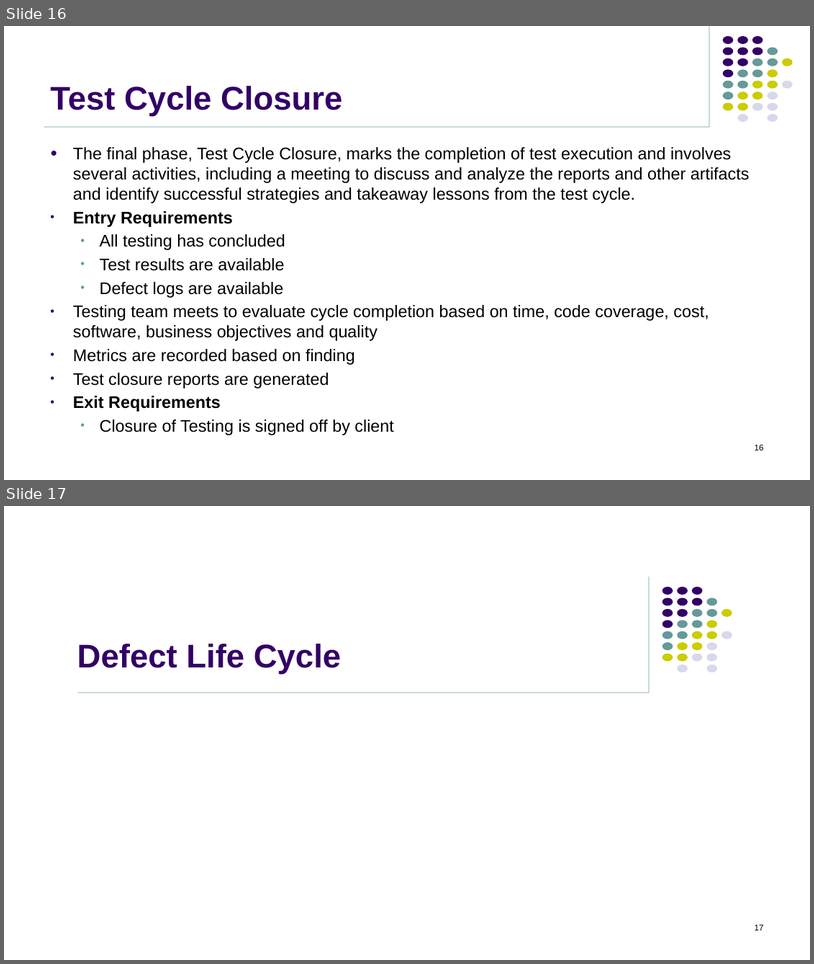
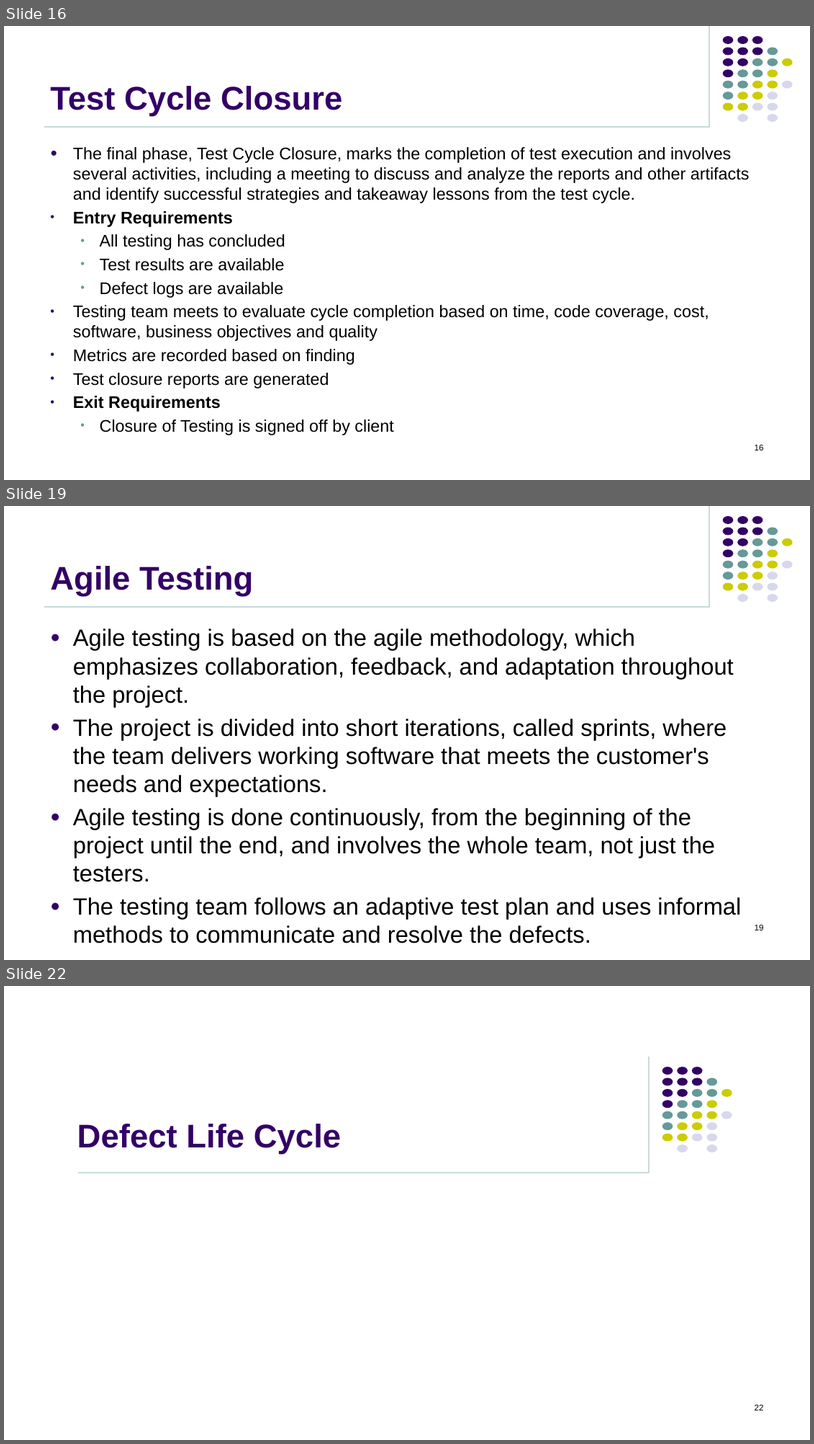
Before and after one commit to jasdhiratrevature/TrainingSlides, a slide deck: Automation Testing/01_Basic Testing Concepts.pptx. Shown one above the other, each under a label of ours: slides 16 and 17 before the commit, slides 16, 19 and 22 after it; the slides between them are not shown. The pictures are 814x964 and 814x1444 pixels, drawn with LibreOffice and Linux fonts; fonts in the diff are those of the drawing; background and template pictures are left out. Boxes give left, top, right and bottom in pixels: in the first picture for what was removed or moved away, otherwise in the second. Text is boxed around its words. In the diff, an @@ line names an element or a change of style, - is before the commit and + after.

```diff
--- a/Automation Testing/01_Basic Testing Concepts.pptx
+++ b/Automation Testing/01_Basic Testing Concepts.pptx
@@ slide 19 added at bbox=[4, 506, 810, 960], background #FFFFFF; not listed: 33 template elements that a slide beside it also shows @@
@@ title added at bbox=[50, 566, 253, 597], 39 pt, text #330066, bold @@
+Agile Testing
@@ text added at bbox=[73, 628, 741, 919], 28 pt, text #000000 @@
+● Agile testing is based on the agile methodology, which emphasizes collaboration, feedback, and adaptation throughout the project.
+● The project is divided into short iterations, called sprints, where the team delivers working software that meets the customer's needs and expectations.
+● Agile testing is done continuously, from the beginning of the project until the end, and involves the whole team, not just the testers.
+● The testing team follows an adaptive test plan and uses informal methods to communicate and resolve the defects.
@@ page number added at bbox=[755, 924, 764, 930], 10 pt, text #000000 @@
+19
@@ what was slide 17 is now slide 22 @@
@@ page number at bbox=[755, 1404, 764, 1410]: text changed @@
-17
+22
```
Also in this commit, not shown: 4 other slides added, 1 other file.
